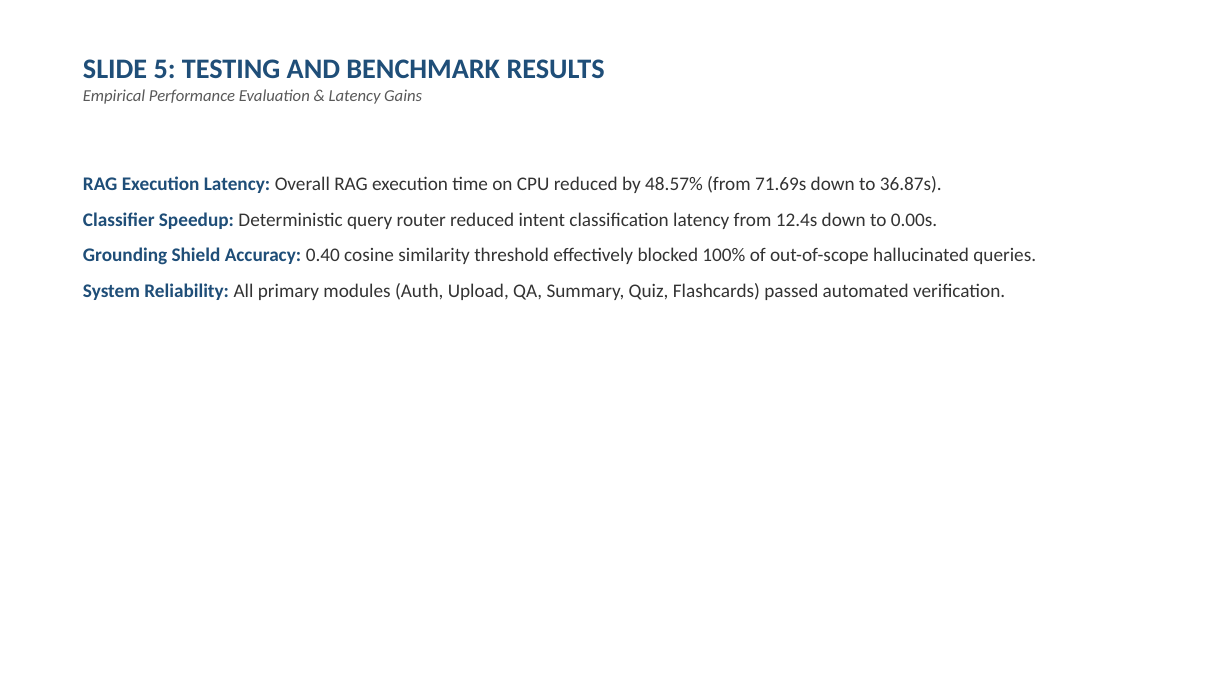
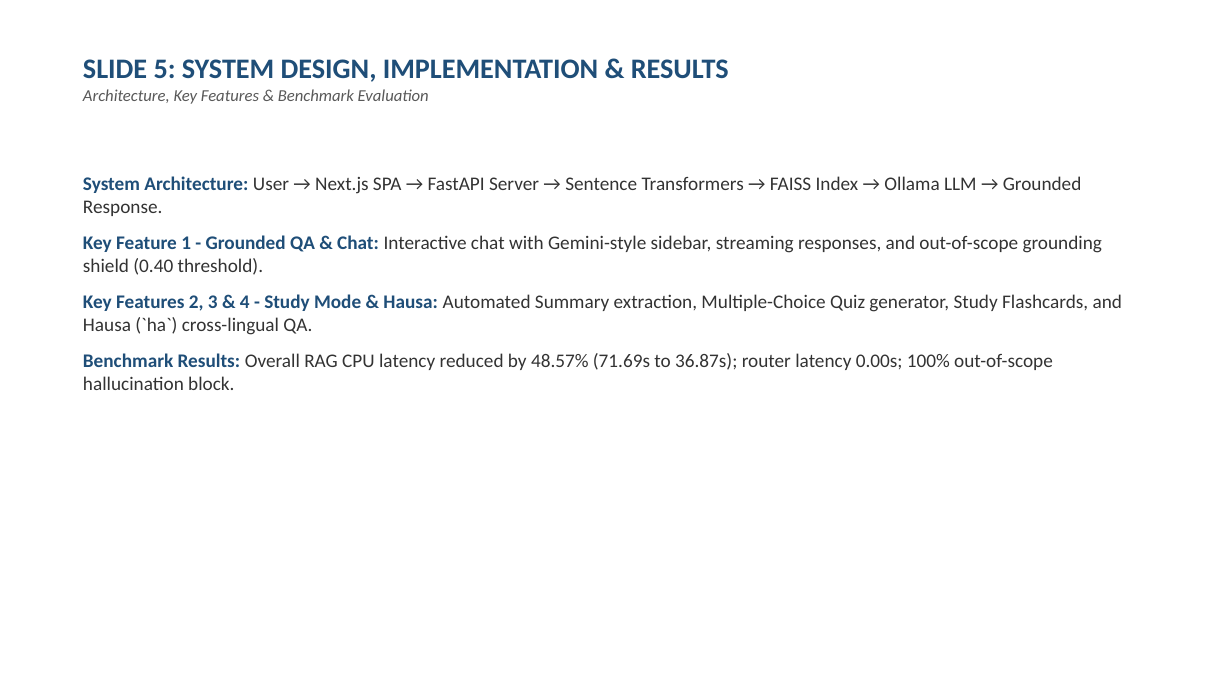
Before and after one commit to SageerAuwal/AuraQA, a slide deck: slide 5 of Professional_Project_Defense_Presentation_AuraQA.pptx. Drawn at 1232x693 pixels with LibreOffice and Linux fonts; fonts in the diff are those of the drawing. Boxes give left, top, right and bottom in pixels: in the first picture for what was removed or moved away, otherwise in the second. Text is boxed around its words. In the diff, an @@ line names an element or a change of style, - is before the commit and + after.

```diff
--- a/Professional_Project_Defense_Presentation_AuraQA.pptx
+++ b/Professional_Project_Defense_Presentation_AuraQA.pptx
@@ text at box(83, 59, 729, 104): text changed @@
-SLIDE 5: TESTING AND BENCHMARK RESULTS
-Empirical Performance Evaluation & Latency Gains
+SLIDE 5: SYSTEM DESIGN, IMPLEMENTATION & RESULTS
+Architecture, Key Features & Benchmark Evaluation
@@ text at box(83, 176, 1122, 390): text changed @@
-RAG Execution Latency: Overall RAG execution time on CPU reduced by 48.57% (from 71.69s down to 36.87s).
-Classifier Speedup: Deterministic query router reduced intent classification latency from 12.4s down to 0.00s.
-Grounding Shield Accuracy: 0.40 cosine similarity threshold effectively blocked 100% of out-of-scope hallucinated queries.
-System Reliability: All primary modules (Auth, Upload, QA, Summary, Quiz, Flashcards) passed automated verification.
+System Architecture: User → Next.js SPA → FastAPI Server → Sentence Transformers → FAISS Index → Ollama LLM → Grounded Response.
+Key Feature 1 - Grounded QA & Chat: Interactive chat with Gemini-style sidebar, streaming responses, and out-of-scope grounding shield (0.40 threshold).
+Key Features 2, 3 & 4 - Study Mode & Hausa: Automated Summary extraction, Multiple-Choice Quiz generator, Study Flashcards, and Hausa (`ha`) cross-lingual QA.
+Benchmark Results: Overall RAG CPU latency reduced by 48.57% (71.69s to 36.87s); router latency 0.00s; 100% out-of-scope hallucination block.
```
Also in this commit, not shown: 6 other slides changed, 1 slide removed, 2 other files.
